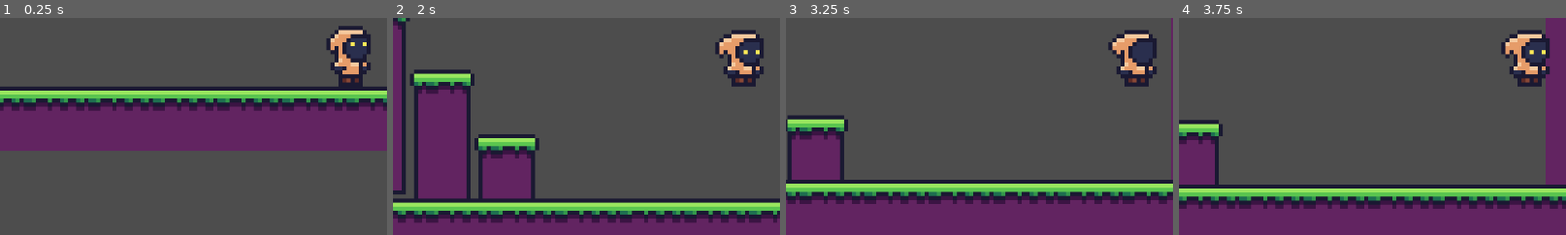
Above: before the commit, frames 1-4 (left to right).
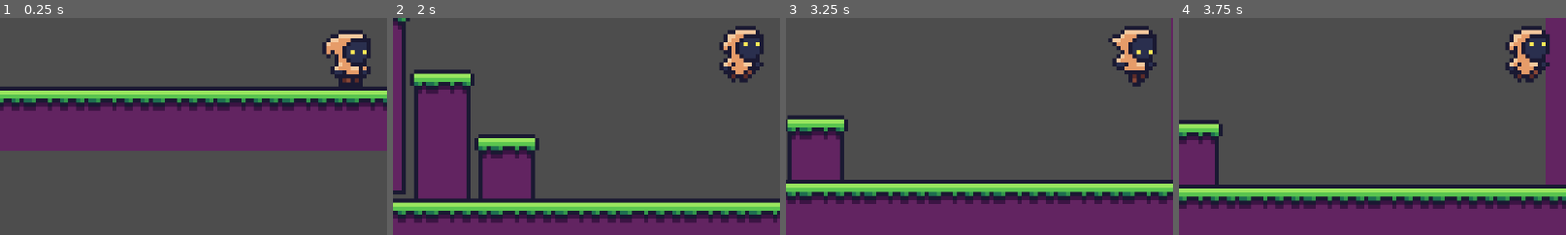
Above: after the commit, the same moments.

Repository: raficksz/2D-Plataformer
Game: Godot game, scene res://Assets/Scenes/Areas/area_1.tscn
Same seed, same stepped clock (60 frames per second), same inputs: the game is played once before the commit and once after it.
Inputs:
- Up to frame 1 (0.25 s): no input
- Up to frame 2 (2 s): hold D (move_right) from 0.53 s (still down); tap Space (jump) at 0.6, 0.77, 1.07, 1.35, 1.52, 1.82 s
- Up to frame 3 (3.25 s): release D (move_right) at 2.03 s; hold A (move_left) 2.03-2.78 s; tap Space (jump) at 2.1, 2.85, 3.02 s; hold D (move_right) from 2.78 s (still down)
- Up to frame 4 (3.75 s): keep holding D (move_right); tap Space (jump) at 3.32, 3.6 s
The pictures show only the part of the screen within x 5-55%, y 47-97%; the shares and areas given below are measured in that part.

The runs differ from the first frame. In frame 1, 1.4% of the frame differs, in the area x 83-96%, y 3-28%; in frame 2, 1.7%, in the area x 83-96%, y 3-32%; in frame 3, 1.7%; in frame 4, 1.7%.

Commit message:
Animations

Diff:
--- a/Assets/Scenes/player.tscn
+++ b/Assets/Scenes/player.tscn
@@ -1,7 +1,23 @@
-[gd_scene load_steps=8 format=3 uid="uid://dqwyiqwpxwjhi"]
+[gd_scene load_steps=11 format=3 uid="uid://dqwyiqwpxwjhi"]
 
 [ext_resource type="Texture2D" uid="uid://dbh08f32aa0ox" path="res://Assets/Sprites/player.png" id="1_6cd4h"]
 [ext_resource type="Script" uid="uid://ht7tubsbcugp" path="res://Assets/Scripts/player_controller.gd" id="1_7dd06"]
+[ext_resource type="Script" uid="uid://dwbb6ev0v003q" path="res://Assets/Scripts/player_animator.gd" id="2_38rej"]
+
+[sub_resource type="Animation" id="Animation_38rej"]
+length = 0.001
+tracks/0/type = "value"
+tracks/0/imported = false
+tracks/0/enabled = true
+tracks/0/path = NodePath("PlayerAnimator/Sprite2D:region_rect")
+tracks/0/interp = 1
+tracks/0/loop_wrap = true
+tracks/0/keys = {
+"times": PackedFloat32Array(0),
+"transitions": PackedFloat32Array(1),
+"update": 0,
+"values": [Rect2(0, 0, 16, 16)]
+}
 
 [sub_resource type="Animation" id="Animation_7dd06"]
 resource_name = "idle"
@@ -11,7 +27,7 @@
 tracks/0/type = "value"
 tracks/0/imported = false
 tracks/0/enabled = true
-tracks/0/path = NodePath("AgentAnimator/Sprite2D:region_rect")
+tracks/0/path = NodePath("PlayerAnimator/Sprite2D:region_rect")
 tracks/0/interp = 0
 tracks/0/loop_wrap = true
 tracks/0/keys = {
@@ -21,21 +37,6 @@
 "values": [Rect2(0, 0, 16, 16), Rect2(16, 0, 16, 16), Rect2(32, 0, 16, 16), Rect2(48, 0, 16, 16), Rect2(64, 0, 16, 16), Rect2(80, 0, 16, 16), Rect2(96, 0, 16, 16), Rect2(96, 0, 16, 16), Rect2(96, 0, 16, 16)]
 }
 
-[sub_resource type="Animation" id="Animation_38rej"]
-length = 0.001
-tracks/0/type = "value"
-tracks/0/imported = false
-tracks/0/enabled = true
-tracks/0/path = NodePath("AgentAnimator/Sprite2D:region_rect")
-tracks/0/interp = 1
-tracks/0/loop_wrap = true
-tracks/0/keys = {
-"times": PackedFloat32Array(0),
-"transitions": PackedFloat32Array(1),
-"update": 0,
-"values": [Rect2(0, 0, 16, 16)]
-}
-
 [sub_resource type="Animation" id="Animation_t1xgp"]
 resource_name = "walk"
 loop_mode = 1
@@ -43,7 +44,7 @@
 tracks/0/type = "value"
 tracks/0/imported = false
 tracks/0/enabled = true
-tracks/0/path = NodePath("AgentAnimator/Sprite2D:region_rect")
+tracks/0/path = NodePath("PlayerAnimator/Sprite2D:region_rect")
 tracks/0/interp = 0
 tracks/0/loop_wrap = true
 tracks/0/keys = {
@@ -53,10 +54,44 @@
 "values": [Rect2(0, 16, 16, 16), Rect2(16, 16, 16, 16), Rect2(32, 16, 16, 16), Rect2(48, 16, 16, 16), Rect2(0, 16, 16, 16)]
 }
 
+[sub_resource type="Animation" id="Animation_23lac"]
+resource_name = "jump"
+step = 0.25
+tracks/0/type = "value"
+tracks/0/imported = false
+tracks/0/enabled = true
+tracks/0/path = NodePath("PlayerAnimator/Sprite2D:region_rect")
+tracks/0/interp = 1
+tracks/0/loop_wrap = true
+tracks/0/keys = {
+"times": PackedFloat32Array(0),
+"transitions": PackedFloat32Array(1),
+"update": 0,
+"values": [Rect2(0, 32, 16, 16)]
+}
+
+[sub_resource type="Animation" id="Animation_w3t24"]
+resource_name = "fall"
+step = 0.25
+tracks/0/type = "value"
+tracks/0/imported = false
+tracks/0/enabled = true
+tracks/0/path = NodePath("PlayerAnimator/Sprite2D:region_rect")
+tracks/0/interp = 1
+tracks/0/loop_wrap = true
+tracks/0/keys = {
+"times": PackedFloat32Array(0),
+"transitions": PackedFloat32Array(1),
+"update": 0,
+"values": [Rect2(0, 48, 16, 16)]
+}
+
 [sub_resource type="AnimationLibrary" id="AnimationLibrary_38rej"]
 _data = {
 &"RESET": SubResource("Animation_38rej"),
+&"fall": SubResource("Animation_w3t24"),
 &"idle": SubResource("Animation_7dd06"),
+&"jump": SubResource("Animation_23lac"),
 &"walk": SubResource("Animation_t1xgp")
 }
 
@@ -73,16 +108,21 @@
 offset = Vector2(0, -15)
 zoom = Vector2(6, 6)
 
-[node name="AgentAnimator" type="Node2D" parent="."]
+[node name="PlayerAnimator" type="Node2D" parent="." node_paths=PackedStringArray("player_controller", "animation_player", "sprite")]
+script = ExtResource("2_38rej")
+player_controller = NodePath("..")
+animation_player = NodePath("AnimationPlayer")
+sprite = NodePath("Sprite2D")
 
-[node name="AnimationPlayer" type="AnimationPlayer" parent="AgentAnimator"]
+[node name="AnimationPlayer" type="AnimationPlayer" parent="PlayerAnimator"]
 root_node = NodePath("../..")
 libraries = {
 &"": SubResource("AnimationLibrary_38rej")
 }
 autoplay = "idle"
+speed_scale = 1.5
 
-[node name="Sprite2D" type="Sprite2D" parent="AgentAnimator"]
+[node name="Sprite2D" type="Sprite2D" parent="PlayerAnimator"]
 position = Vector2(0, -9)
 texture = ExtResource("1_6cd4h")
 region_enabled = true
--- /dev/null
+++ b/Assets/Scripts/player_animator.gd
@@ -0,0 +1,24 @@
+extends Node2D
+
+@export var player_controller : PlayerController;
+@export var animation_player : AnimationPlayer;
+@export var sprite : Sprite2D;
+
+func _process(delta):
+	#sprite flip
+	if player_controller.direction == 1:
+		sprite.flip_h = false;
+	elif player_controller.direction == -1:
+		sprite.flip_h = true
+
+	#movement
+	if abs(player_controller.velocity.x) > 0.0:
+		animation_player.play("walk")
+	else:
+		animation_player.play("idle")
+
+	#jump
+	if player_controller.velocity.y < 0.0:
+		animation_player.play("jump")
+	elif player_controller.velocity.y > 0.0:
+		animation_player.play("fall")
--- a/Assets/Scripts/player_controller.gd
+++ b/Assets/Scripts/player_controller.gd
@@ -1,4 +1,5 @@
 extends CharacterBody2D
+class_name PlayerController;
 
 @export var speed = 10;
 @export var jump_power = 10;
Not shown, added: Assets/Scripts/player_animator.gd.uid
